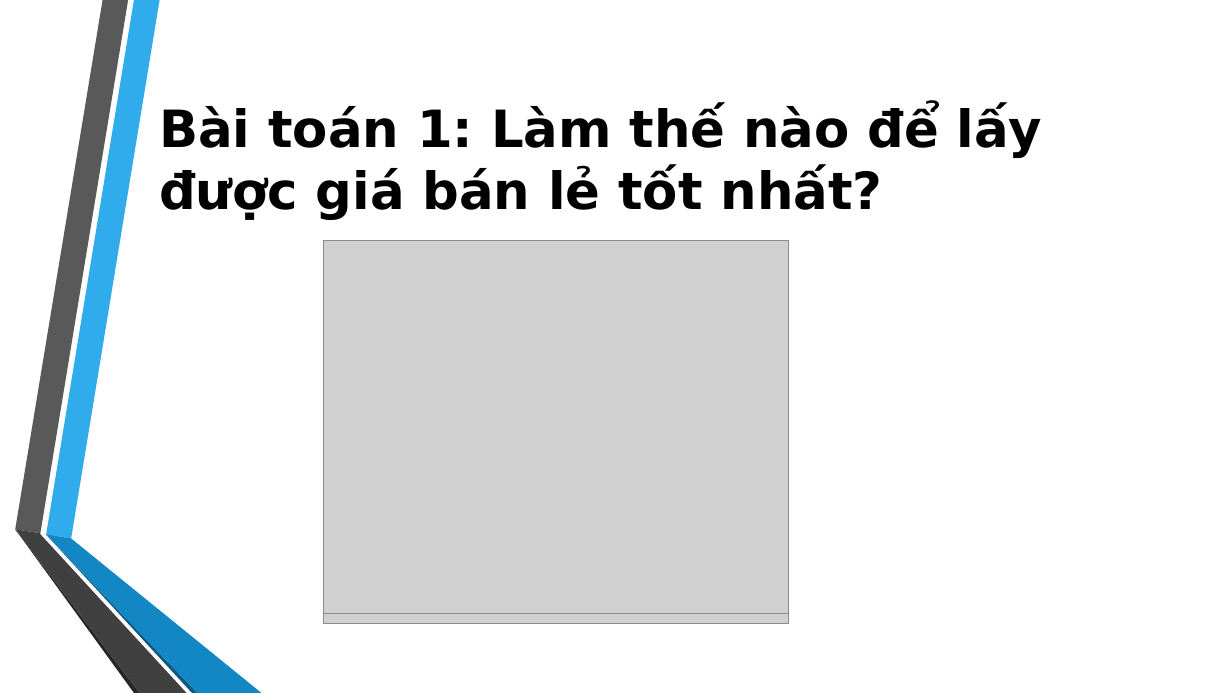
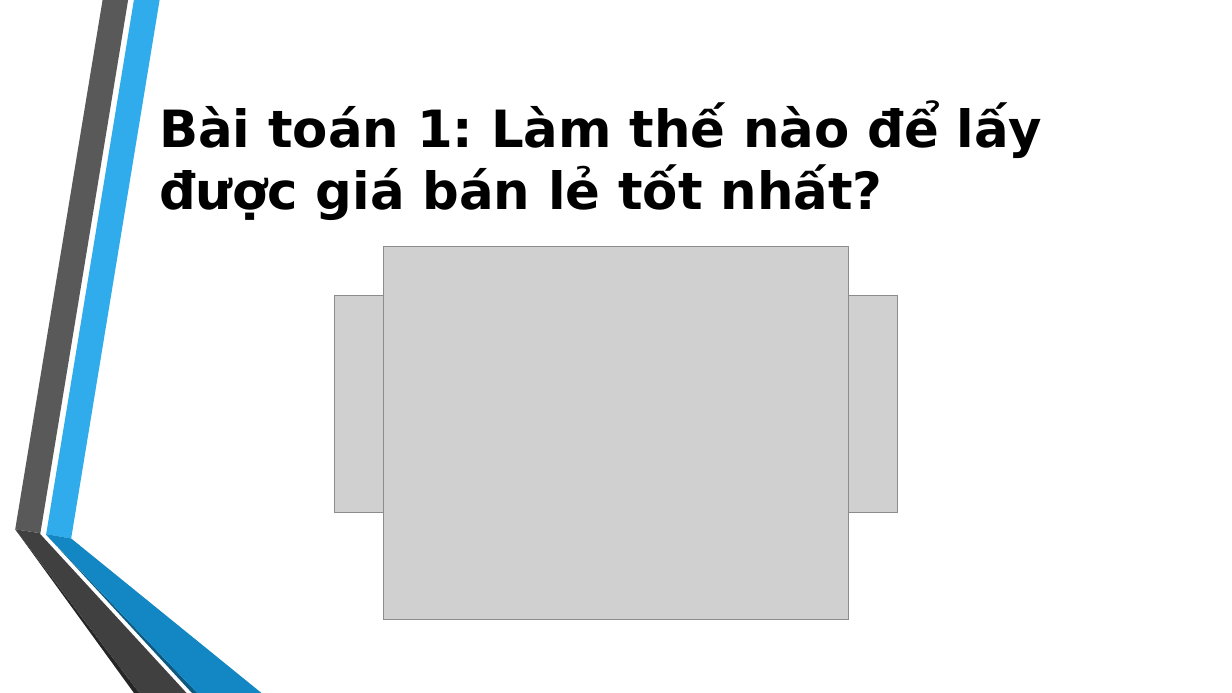
Before and after one commit to EdgarIgnite16/DA-Project, a slide deck: slide 12 of Report/VDQ_TNL_MuaSamTrucTuyen.pptx. Drawn at 1232x693 pixels with LibreOffice and Linux fonts; fonts in the diff are those of the drawing; grey boxes stand for pictures; background and template pictures are left out. Boxes give left, top, right and bottom in pixels: in the first picture for what was removed or moved away, otherwise in the second. Text is boxed around its words. In the diff, an @@ line names an element or a change of style, - is before the commit and + after.

```diff
--- a/Report/VDQ_TNL_MuaSamTrucTuyen.pptx
+++ b/Report/VDQ_TNL_MuaSamTrucTuyen.pptx
@@ picture removed at [323,250,788,624] @@
@@ picture: place and size @@
-picture at [323,247,788,614]
+picture at [384,252,848,619]
@@ picture: place and size @@
-picture at [323,240,788,614]
+picture at [384,247,848,620]
@@ picture added at [335,296,898,513] @@
```
Also in this commit, not shown: 1 other slide changed, 1 slide added, 1 slide removed, 1 other file.
